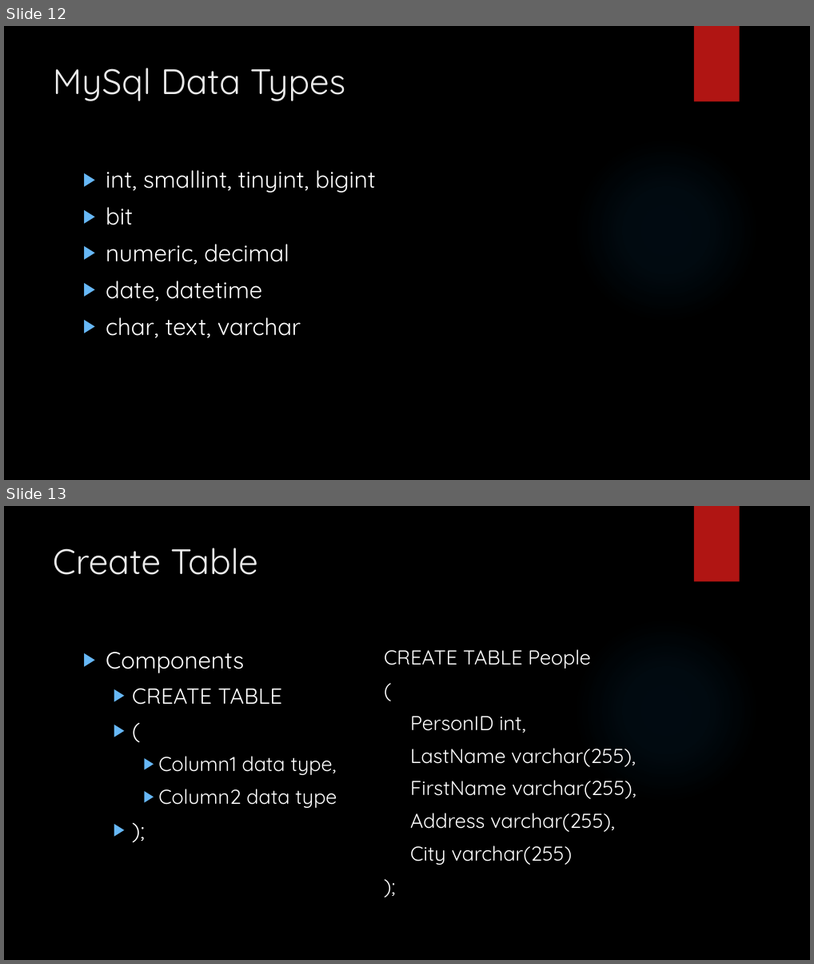
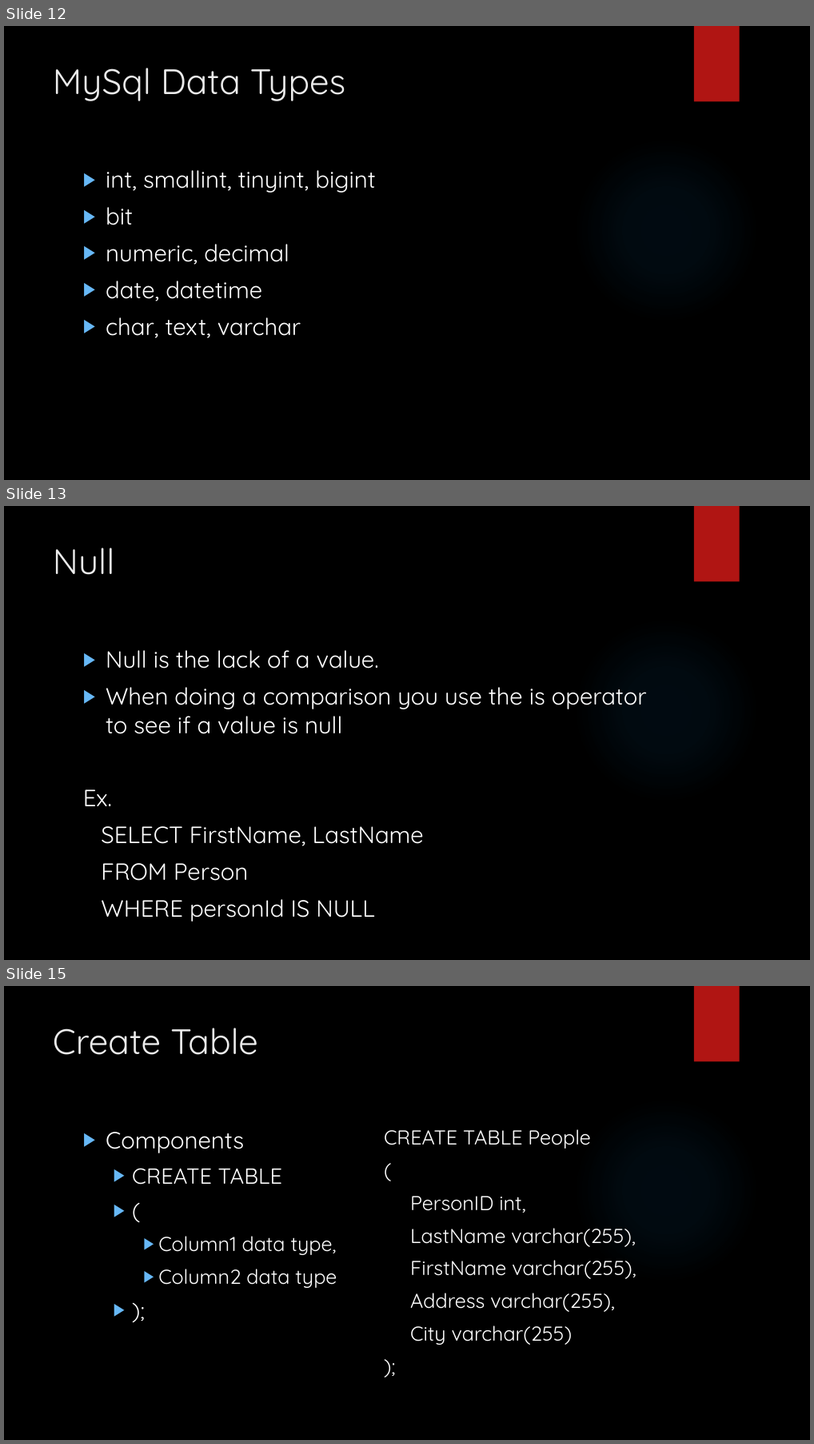
Before and after one commit to LogolsLLC/Logols-May2018, a slide deck: Slides/04_Sql_TrainingPlan.pptx. Shown one above the other, each under a label of ours: slides 12 and 13 before the commit, slides 12, 13 and 15 after it; the slides between them are not shown. The pictures are 814x964 and 814x1444 pixels, drawn with LibreOffice and Linux fonts; fonts in the diff are those of the drawing; background and template pictures are left out. Boxes give left, top, right and bottom in pixels: in the first picture for what was removed or moved away, otherwise in the second. Text is boxed around its words. In the diff, an @@ line names an element or a change of style, - is before the commit and + after.

Commit message:
slide updates

```diff
--- a/Slides/04_Sql_TrainingPlan.pptx
+++ b/Slides/04_Sql_TrainingPlan.pptx
@@ slide 13 added at (4, 506, 810, 960), background picture (left out); not listed: 2 template elements that a slide beside it also shows @@
@@ title added at (53, 548, 114, 575), 42 pt, text #EBEBEB @@
+Null
@@ text added at (83, 650, 647, 921), 28 pt, text #FFFFFF @@
+▶ Null is the lack of a value.
+▶ When doing a comparison you use the is operator to see if a value is null
+Ex.
+  SELECT FirstName, LastName
+  FROM Person
+  WHERE personId IS NULL
@@ what was slide 13 is now slide 15 @@
```
Also in this commit, not shown: 1 other slide added, 5 other files.
